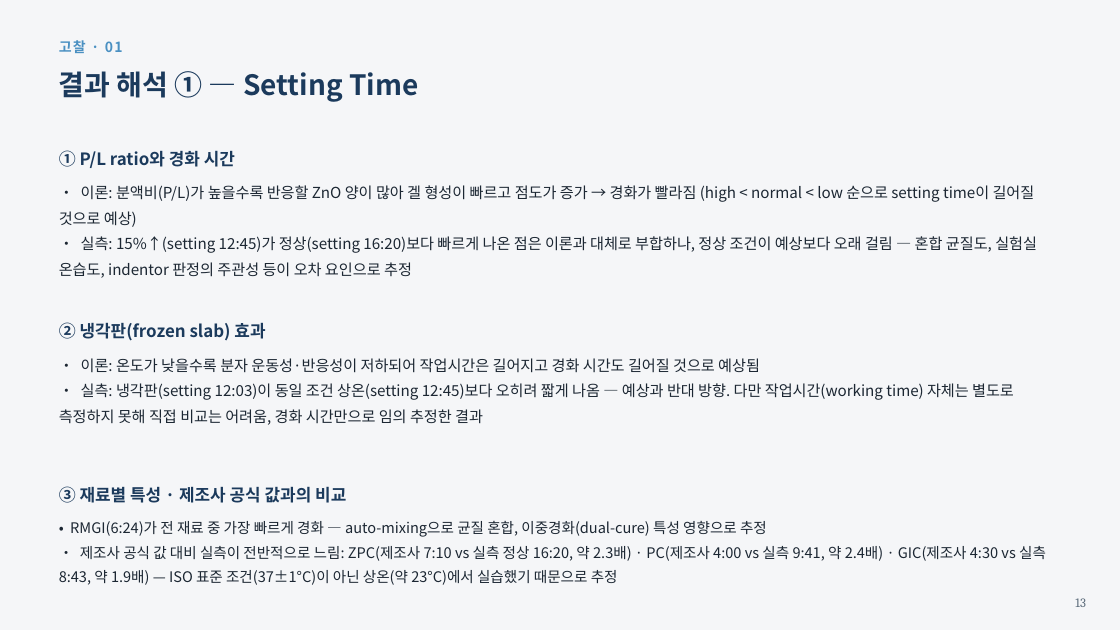
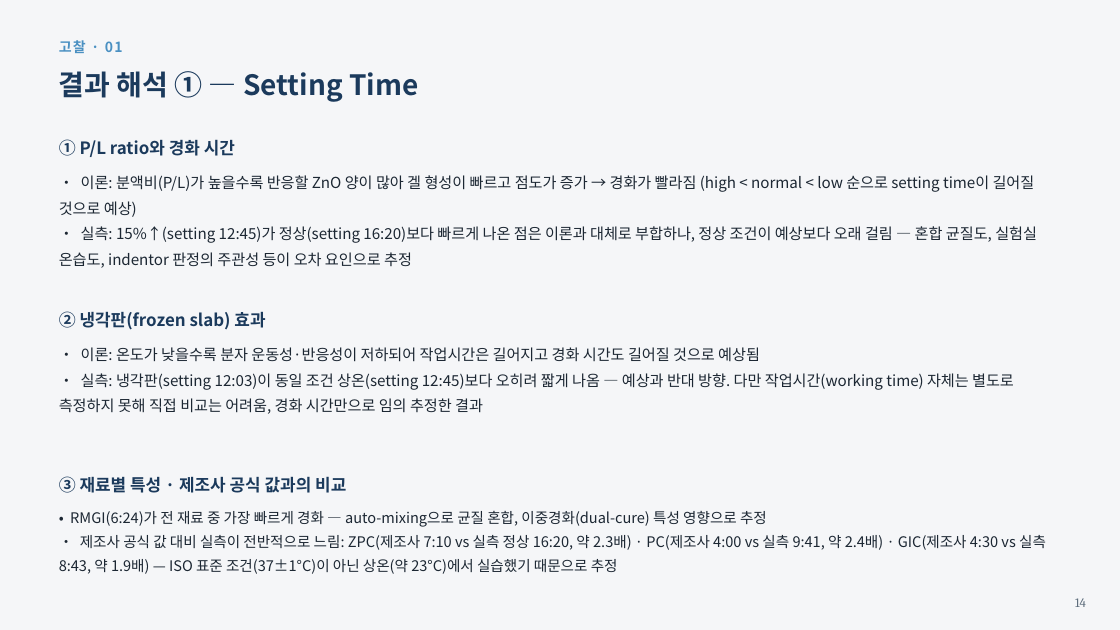
Before and after one commit to yojokem/-, a slide deck: slide 14 of 수복치과재료학실험/수복치과재료학실험_DentalCements_20260922.pptx (slide 13 before the commit). Drawn at 1120x630 pixels with LibreOffice and Linux fonts; fonts in the diff are those of the drawing. Boxes give left, top, right and bottom in pixels: in the first picture for what was removed or moved away, otherwise in the second. Text is boxed around its words. In the diff, an @@ line names an element or a change of style, - is before the commit and + after.

```diff
--- a/수복치과재료학실험/수복치과재료학실험_DentalCements_20260922.pptx
+++ b/수복치과재료학실험/수복치과재료학실험_DentalCements_20260922.pptx
@@ 6 texts: place and size @@
-6 texts at box(59, 150, 1046, 585)
+6 texts at box(59, 139, 1046, 574)
@@ text at box(1075, 598, 1086, 607): text changed @@
-13
+14
```
Also in this commit, not shown: 12 other slides changed, 1 slide added, 4 other files.
